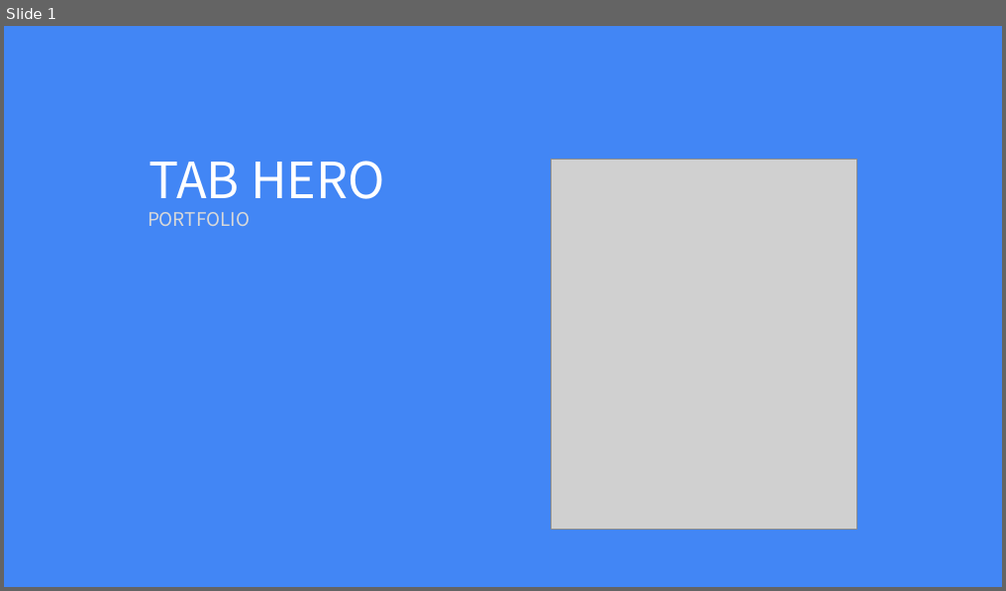
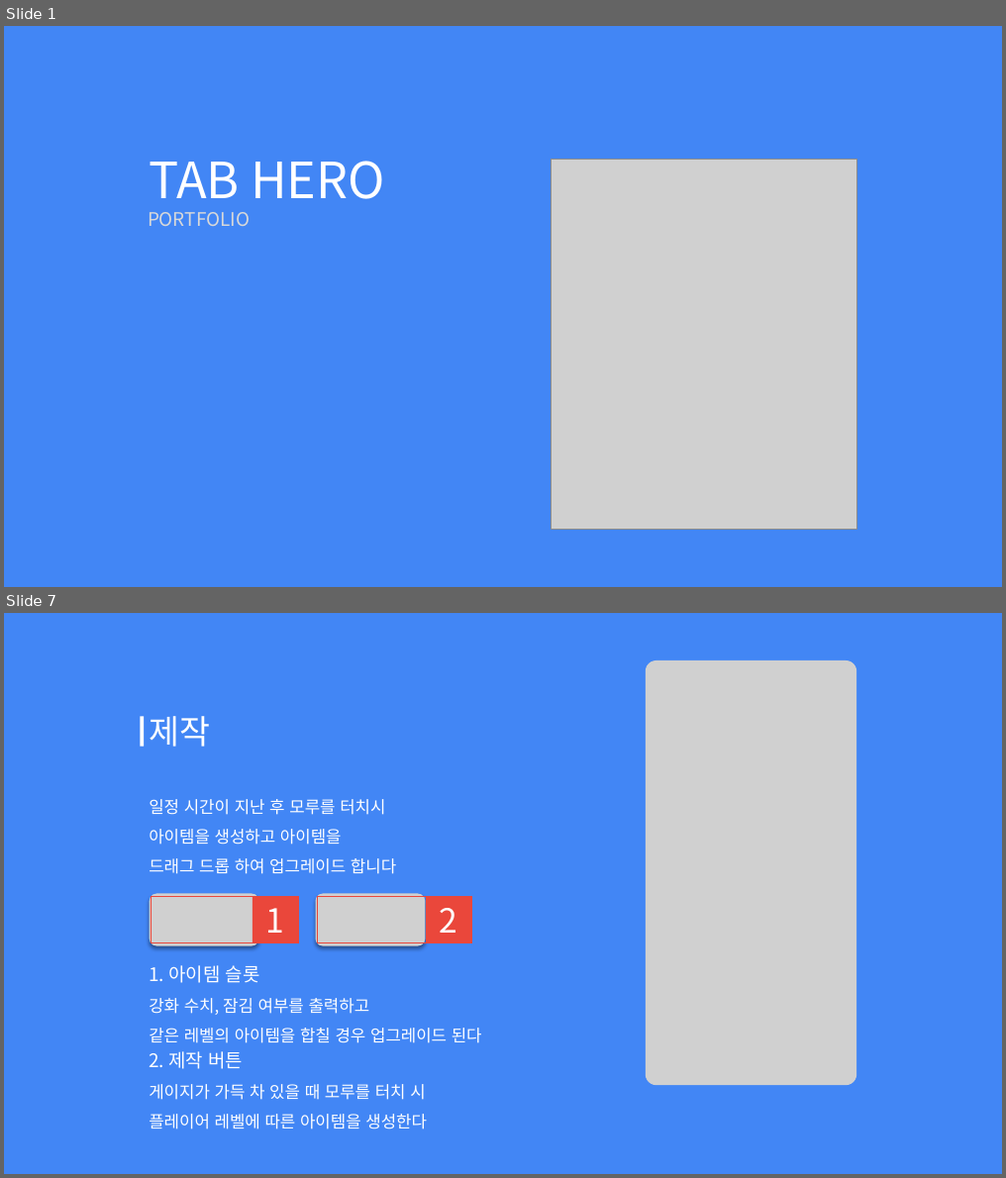
Before and after one commit to Hoyeom/CS-ClickerGame, a slide deck: Documents/TabHero.pptx. Shown one above the other, each under a label of ours: slide 1 before the commit, slides 1 and 7 after it; the slides between them are not shown. The pictures are 1006x591 and 1006x1178 pixels, drawn with LibreOffice and Linux fonts; fonts in the diff are those of the drawing; grey boxes stand for pictures. Boxes give left, top, right and bottom in pixels: in the first picture for what was removed or moved away, otherwise in the second. Text is boxed around its words. In the diff, an @@ line names an element or a change of style, - is before the commit and + after.

```diff
--- a/Documents/TabHero.pptx
+++ b/Documents/TabHero.pptx
@@ slide 7 added at <box>4,613,1002,1174</box>, background #4286F5 @@
@@ picture added at <box>646,661,856,1085</box> @@
@@ rectangle added at <box>141,716,144,747</box>, fill #FFFFFF @@
@@ text added at <box>149,716,210,747</box>, 32 pt, text #FFFFFF @@
+제작
@@ text added at <box>149,799,396,874</box>, 16 pt, text #FFFFFF @@
+일정 시간이 지난 후 모루를 터치시
+아이템을 생성하고 아이템을
+드래그 드롭 하여 업그레이드 합니다
@@ picture added at <box>150,894,259,947</box> @@
@@ rectangle added at <box>152,897,299,943</box>, outline #EA473B 1 pt @@
@@ rectangle added at <box>252,897,298,943</box>, fill #EA473B, 32 pt, text #FFFFFF @@
+1
@@ picture added at <box>316,894,426,947</box> @@
@@ rectangle added at <box>317,897,472,943</box>, outline #EA473B 1 pt @@
@@ rectangle added at <box>426,897,472,943</box>, fill #EA473B, 32 pt, text #FFFFFF @@
+2
@@ text added at <box>149,965,482,1044</box>, 16 pt, text #FFFFFF @@
+1. 아이템 슬롯
+강화 수치, 잠김 여부를 출력하고
+같은 레벨의 아이템을 합칠 경우 업그레이드 된다
@@ text added at <box>149,1052,427,1130</box>, 16 pt, text #FFFFFF @@
+2. 제작 버튼
+게이지가 가득 차 있을 때 모루를 터치 시
+플레이어 레벨에 따른 아이템을 생성한다
```
Also in this commit, not shown: 2 slides changed, 21 other slides added, 1 slide removed, 14 other files.
